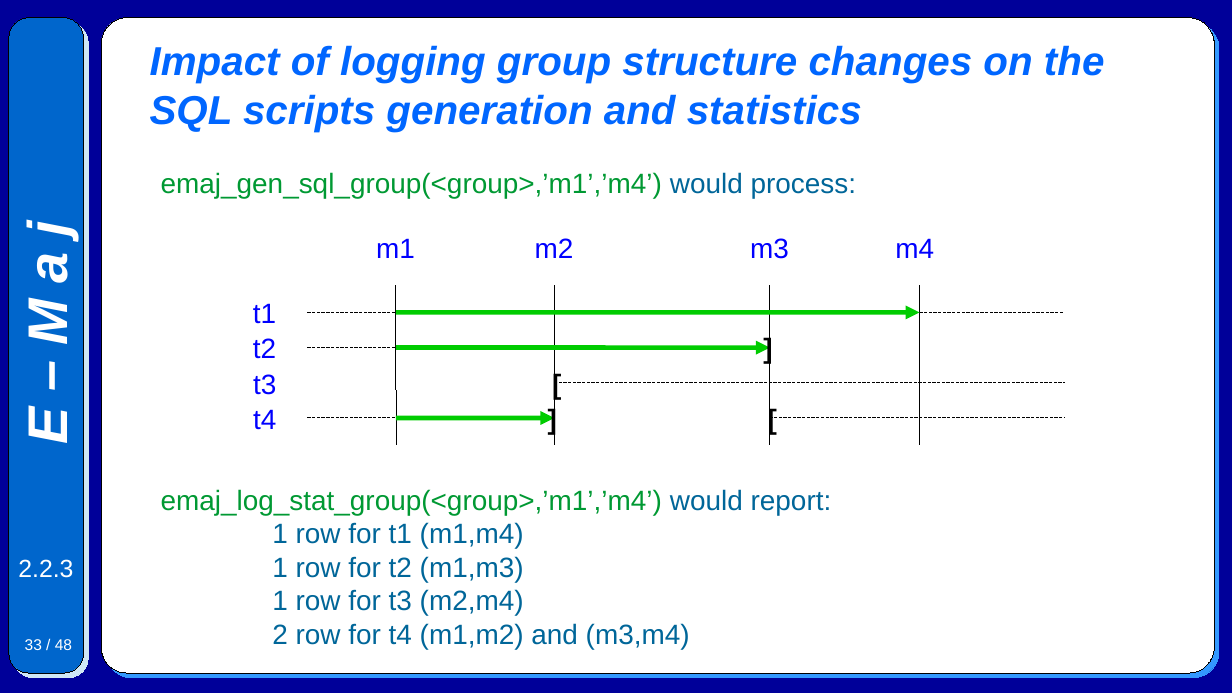
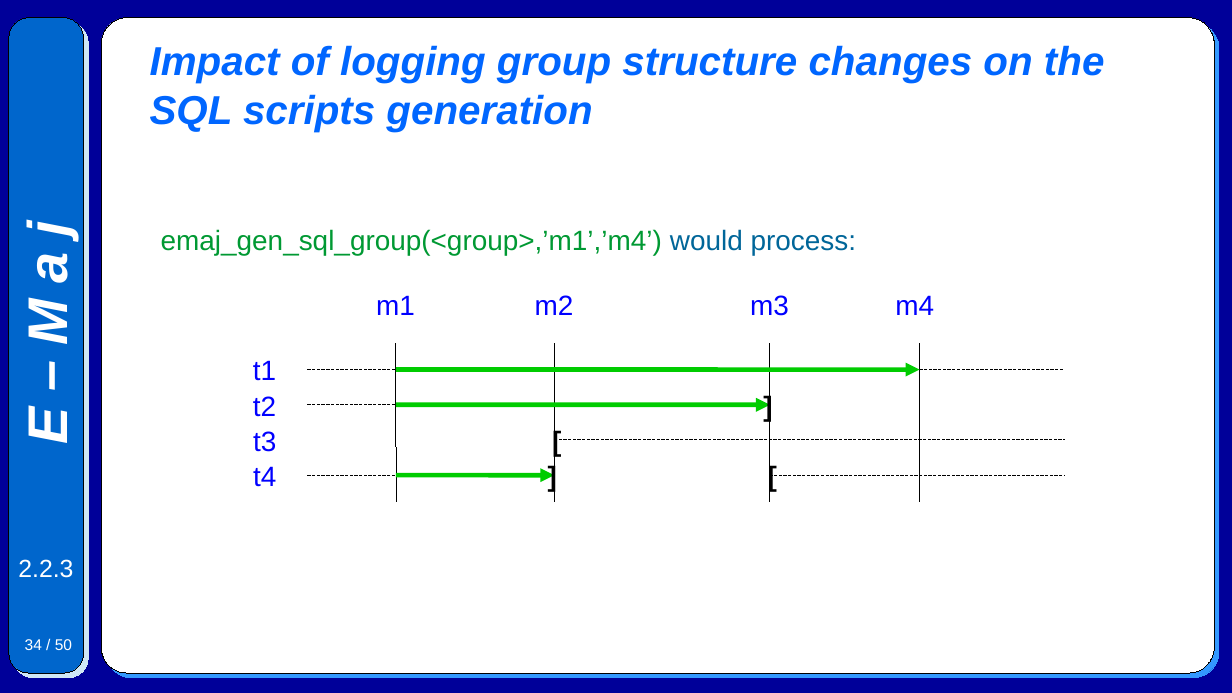
Before and after one commit to beaud76/emaj_doc, a slide deck: slide 34 of Emaj.devel_pres_en.odp (slide 33 before the commit). Drawn at 1232x693 pixels with LibreOffice and Linux fonts; fonts in the diff are those of the drawing. Boxes give left, top, right and bottom in pixels: in the first picture for what was removed or moved away, otherwise in the second. Text is boxed around its words. In the diff, an @@ line names an element or a change of style, - is before the commit and + after.

Commit message:
In extended presentations, improve and fix the explanations about the tables group structure changes for groups in LOGGING state.

```diff
--- a/Emaj.devel_pres_en.odp
+++ b/Emaj.devel_pres_en.odp
@@ title at [150,45,1105,132]: text changed @@
-Impact of logging group structure changes on the SQL scripts generation and statistics
+Impact of logging group structure changes on the SQL scripts generation
@@ text at [752,383,784,426]: text changed @@
-[
+]
@@ text at [541,418,572,461]: text changed @@
-]
+[
@@ 6 texts: place and size @@
-6 texts at [253,238,934,430]
+6 texts at [253,295,934,487]
@@ text at [537,454,568,496]: text changed @@
-[
+]
@@ text at [757,454,788,496]: text changed @@
-]
+[
@@ 9 lines, 3 texts, 3 arrows: place and size @@
-9 lines, 3 texts, 3 arrows at [161,172,1065,445]
+9 lines, 3 texts, 3 arrows at [161,229,1065,502]
@@ text removed at [161,489,832,649] @@
-emaj_log_stat_group(<group>,’m1’,’m4’) would report:
-1 row for t1 (m1,m4)
-1 row for t2 (m1,m3)
-1 row for t3 (m2,m4)
-2 row for t4 (m1,m2) and (m3,m4)
@@ page number at [25,639,72,650]: text changed @@
-33 / 48
+34 / 50
```
Also in this commit, not shown: 2 other slides changed, 2 slides added, 1 other file.
